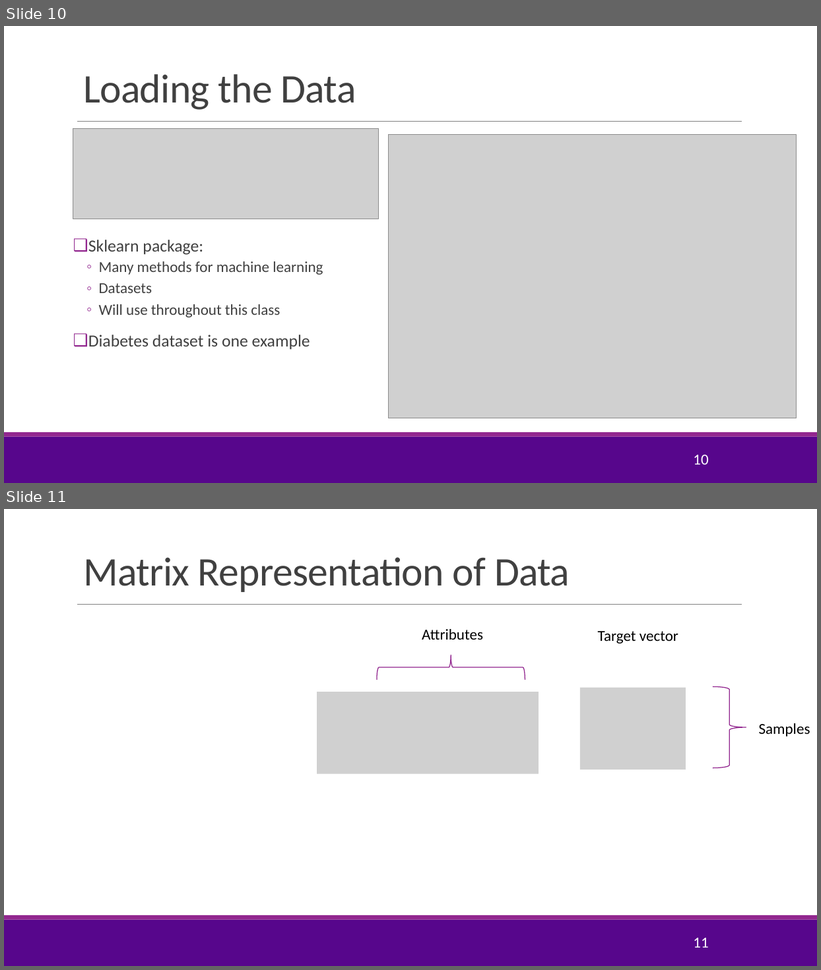
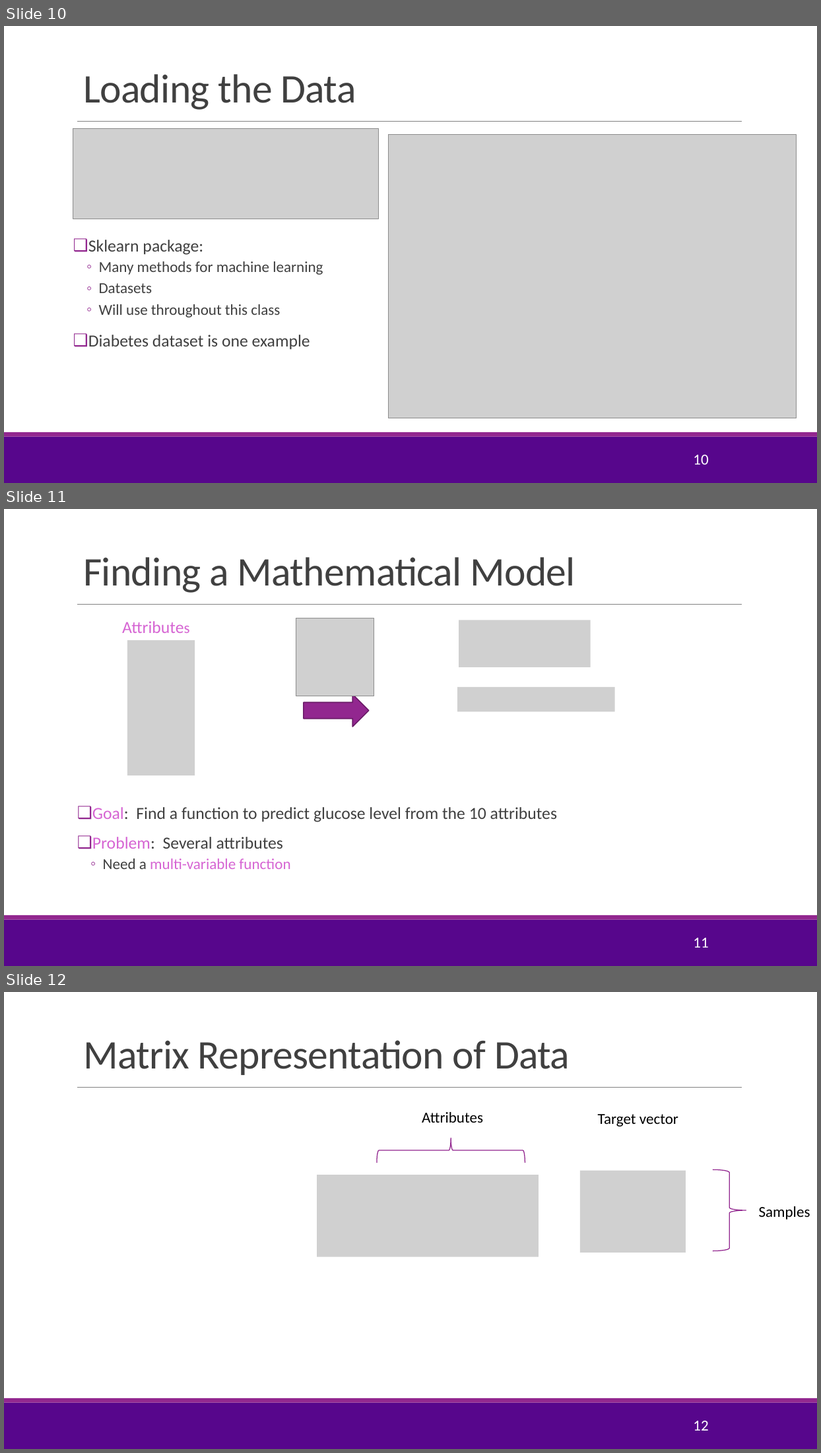
Before and after one commit to sdrangan/introml, a slide deck: lectures/Lect03_MultLinRegression.pptx. Shown one above the other, each under a label of ours: slides 10 and 11 before the commit, slides 10, 11 and 12 after it. The pictures are 821x970 and 821x1453 pixels, drawn with LibreOffice and Linux fonts; fonts in the diff are those of the drawing; grey boxes stand for pictures; background and template pictures are left out. Boxes give left, top, right and bottom in pixels: in the first picture for what was removed or moved away, otherwise in the second. Text is boxed around its words. In the diff, an @@ line names an element or a change of style, - is before the commit and + after.

```diff
--- a/lectures/Lect03_MultLinRegression.pptx
+++ b/lectures/Lect03_MultLinRegression.pptx
@@ slide 11 added at box(4, 509, 817, 966), background #FFFFFF; not listed: 3 template elements that a slide beside it also shows @@
@@ title added at box(83, 557, 576, 593), 48 pt, text #404040 @@
+Finding a Mathematical Model
@@ picture added at box(296, 618, 374, 696) @@
@@ picture added at box(459, 620, 591, 667) @@
@@ picture added at box(127, 640, 195, 776) @@
@@ right arrow added at box(304, 694, 369, 727), fill #92278F, outline #6C1D6A 1.25 pt @@
@@ picture added at box(458, 687, 615, 712) @@
@@ text added at box(92, 807, 557, 869), 20 pt, text #404040 @@
+❑ Goal: Find a function to predict glucose level from the 10 attributes
+❑ Problem: Several attributes
+  ◦ Need a multi-variable function
@@ text added at box(217, 837, 283, 849), 20 pt, text #D665D3 @@
+Attributes
@@ page number added at box(693, 938, 708, 948), 18 pt, text #FFFFFF @@
+11
@@ what was slide 11 is now slide 12 @@
@@ page number at box(693, 1421, 708, 1431): text changed @@
-11
+12
```
Also in this commit, not shown: 6 slides changed, 3 other slides added, 2 slides removed, 4 other files.
